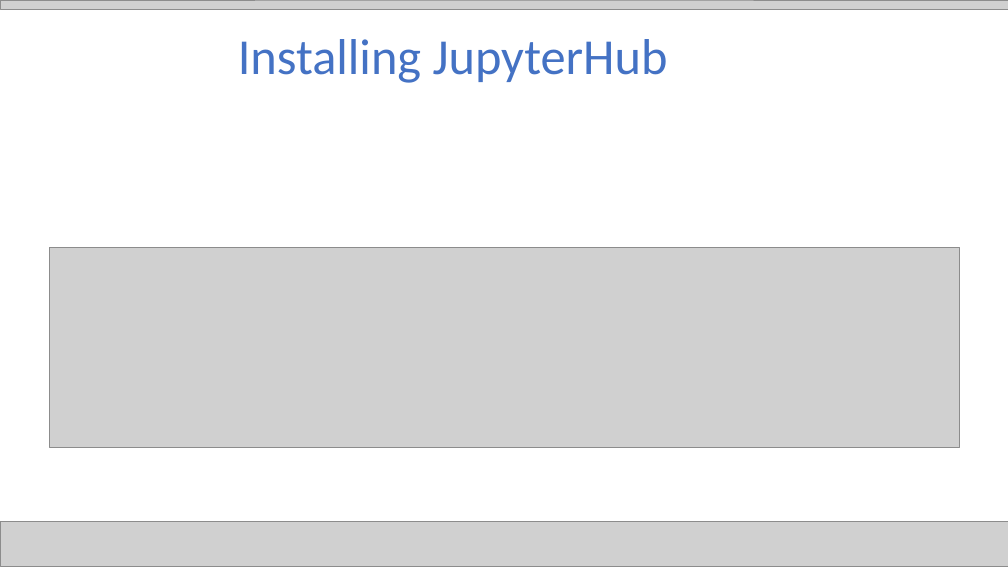
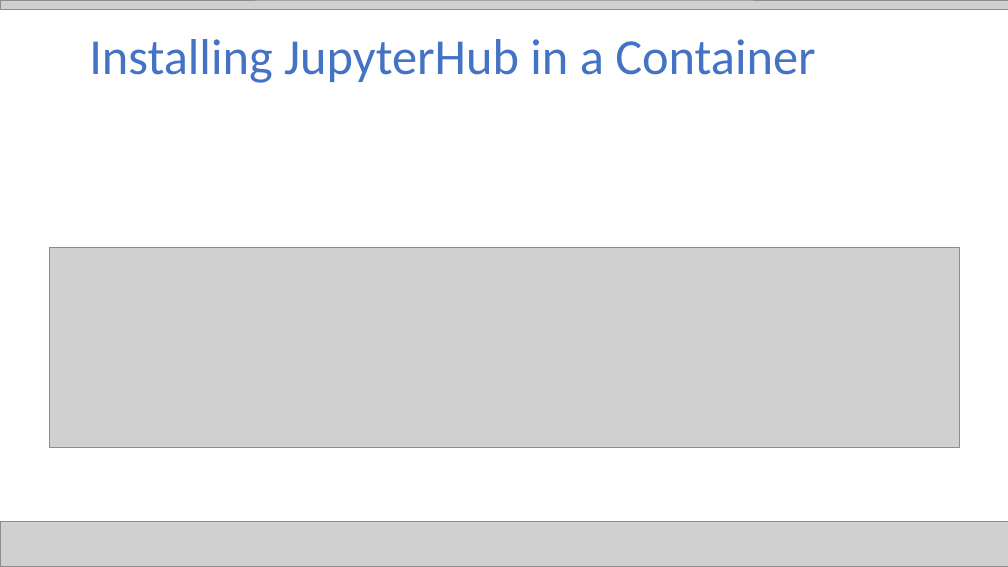
Before and after one commit to jgunderson/presentations, a slide deck: slide 11 of JupyterHub Collaboration.pptx (slide 10 before the commit). Drawn at 1008x567 pixels with LibreOffice and Linux fonts; fonts in the diff are those of the drawing; grey boxes stand for pictures. Boxes give left, top, right and bottom in pixels: in the first picture for what was removed or moved away, otherwise in the second. Text is boxed around its words. In the diff, an @@ line names an element or a change of style, - is before the commit and + after.

```diff
--- a/JupyterHub Collaboration.pptx
+++ b/JupyterHub Collaboration.pptx
@@ title at (89,39,815,83): text changed @@
-Installing JupyterHub
+Installing JupyterHub in a Container
```
Also in this commit, not shown: 13 other slides changed, 4 slides added, 1 slide removed.
